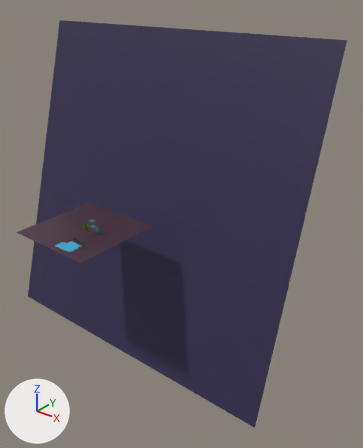
Renders of the glTF model src/commonMain/assetsSource/map.gltf from each side of a commit.
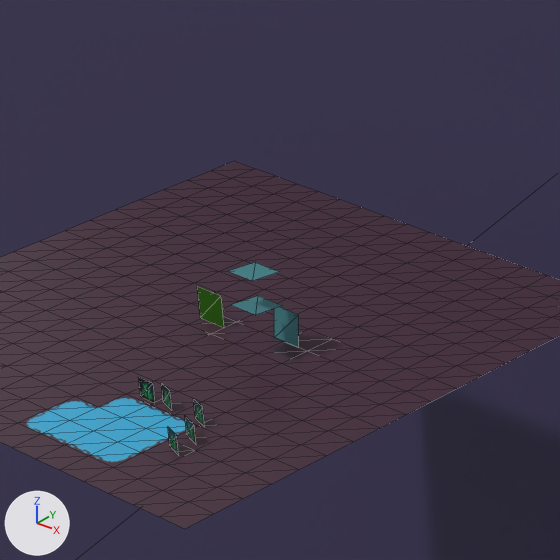
There are two pictures of each version: one whole from a 50 mm camera at (122.9, -100.7, 77.2) aimed at (18.9, 29.3, -3.4), one close up on the part from 14% to 39% of the width and 39% to 60% of the height. Arrows for +X, +Y and +Z are at lower left; the lights stay in place. The close-ups show mesh edges as thin lines. Where no turn or scale is listed for an object, it has been applied to the vertices. Vertices at the same position are counted once.

Names of what the first close-up shows: 'Plane', 'Plane.006', 'enemy1', 'enemy2', 'enemy3', 'player', 'player.001'.
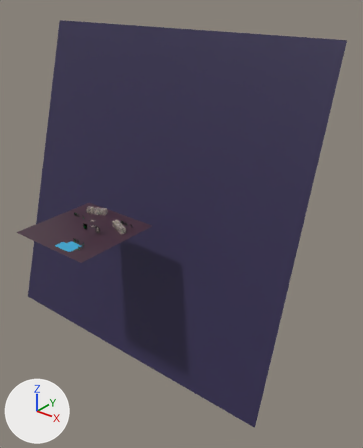
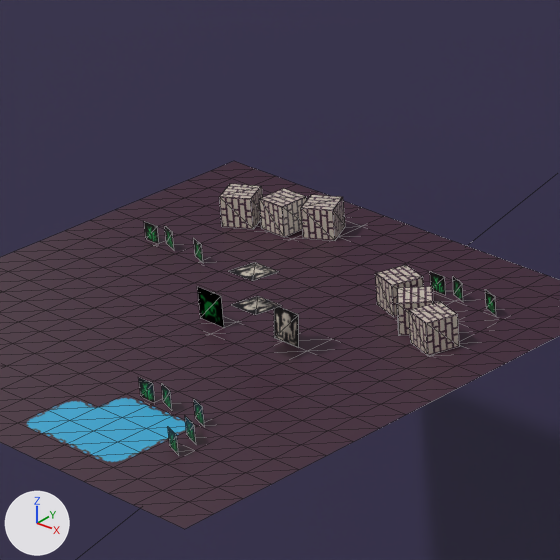
What changed in the scene script:
```text
Change mat_material_002:
    mat_material_002.texture: img_palette -> img_colored_transparent
Change me_plane:
    where me_plane.from_pydata(...)  # 4 vertices, 2 faces; spans x -1.0..1.0, y 0.01..2.01, z 0.0
    used by ob_player; location = (0.0, 0.0, 0.0); rotation_euler = (1.571, 0.0, 0.0), in degrees (90, 0, 0)
    remove me_plane.materials.append(mat_material_002)  # picture img_palette
    me_plane part 1: texture (UV) coordinates of 2 of 2 faces, centred in x -0.33..0.33, y 0.67..1.34, z 0.0, changed; they spanned u 0.57..0.57, v 0.5..0.5 and now span u 0.38..0.4, v 0.54..0.59
    add me_plane.materials.append(mat_material_001)  # picture img_colored_transparent
Change me_plane_001:
    where me_plane_001.from_pydata(...)  # 4 vertices, 2 faces; spans x -1.0..1.0, y 0.91..1.1, z 0.0..1.99
    me_plane_001 part 2: texture (UV) coordinates of 2 of 2 faces, centred in x -0.33..0.33, y 0.97..1.04, z 0.66..1.32, changed; they spanned u 0.38..0.38, v 0.52..0.52 and now span u 0.52..0.54, v 0.59..0.63
Change me_plane_004:
    where me_plane_004.from_pydata(...)  # 4 vertices, 2 faces; spans x -64.1..64.1, y -17.9..17.9, z -61.6..61.6
    remove me_plane_004.materials.append(mat_material_002)  # picture img_palette
    add me_plane_004.materials.append(mat_material_003)  # picture img_palette
Add ob_cube_005:
    ob_cube_005 = bpy.data.objects.new('Cube.005', me_cube)  # a box spanning x -1.0..1.0, y -1.0..1.0, z -1.0..1.0; in mat_material (picture img_colored_packed)
    ob_cube_005.location = (6.84, 8.16, 1.02)
    ob_cube_005.rotation_euler = (0.0, 0.0, -0.287)  # degrees (0, 0, -16)
Add ob_cube_004:
    ob_cube_004 = bpy.data.objects.new('Cube.004', me_cube)  # a box spanning x -1.0..1.0, y -1.0..1.0, z -1.0..1.0; in mat_material (picture img_colored_packed)
    ob_cube_004.location = (11.76, 5.94, 1.02)
    ob_cube_004.rotation_euler = (0.0, 0.0, -0.287)  # degrees (0, 0, -16)
Add ob_cube_003:
    ob_cube_003 = bpy.data.objects.new('Cube.003', me_cube)  # a box spanning x -1.0..1.0, y -1.0..1.0, z -1.0..1.0; in mat_material (picture img_colored_packed)
    ob_cube_003.location = (9.42, 6.85, 1.05)
    ob_cube_003.rotation_euler = (0.0, 0.0, -0.791)  # degrees (0, 0, -45)
Add ob_cube_002:
    ob_cube_002 = bpy.data.objects.new('Cube.002', me_cube)  # a box spanning x -1.0..1.0, y -1.0..1.0, z -1.0..1.0; in mat_material (picture img_colored_packed)
    ob_cube_002.location = (-9.03, 10.49, 1.02)
    ob_cube_002.rotation_euler = (0.0, 0.0, 0.504)  # degrees (0, 0, 29)
Add ob_cube_001:
    ob_cube_001 = bpy.data.objects.new('Cube.001', me_cube)  # a box spanning x -1.0..1.0, y -1.0..1.0, z -1.0..1.0; in mat_material (picture img_colored_packed)
    ob_cube_001.location = (-3.99, 12.43, 1.02)
    ob_cube_001.rotation_euler = (0.0, 0.0, 0.504)  # degrees (0, 0, 29)
Add ob_cube:
    ob_cube = bpy.data.objects.new('Cube', me_cube)  # a box spanning x -1.0..1.0, y -1.0..1.0, z -1.0..1.0; in mat_material (picture img_colored_packed)
    ob_cube.location = (-6.28, 11.4, 1.05)
Add ob_plane_012:
    ob_plane_012 = bpy.data.objects.new('Plane.012', me_plane_003)
    ob_plane_012.location = (11.47, 10.74, 0.68)
    ob_plane_012.rotation_euler = (1.571, 0.0, -0.308)  # degrees (90, 0, -18)
    ob_plane_012.scale = (0.6, 0.6, 0.6)
Add ob_plane_011:
    ob_plane_011 = bpy.data.objects.new('Plane.011', me_plane_003)
    ob_plane_011.location = (8.76, 10.87, 0.68)
    ob_plane_011.rotation_euler = (1.571, 0.0, -0.308)  # degrees (90, 0, -18)
    ob_plane_011.scale = (0.6, 0.6, 0.6)
Add ob_plane_010:
    ob_plane_010 = bpy.data.objects.new('Plane.010', me_plane_003)
    ob_plane_010.location = (7.17, 10.85, 0.58)
    ob_plane_010.rotation_euler = (1.571, 0.0, 0.0)  # degrees (90, 0, 0)
    ob_plane_010.scale = (0.6, 0.6, 0.6)
Add ob_plane_009:
    ob_plane_009 = bpy.data.objects.new('Plane.009', me_plane_003)
    ob_plane_009.location = (-6.82, 5.06, 0.68)
    ob_plane_009.rotation_euler = (1.571, 0.0, -0.308)  # degrees (90, 0, -18)
    ob_plane_009.scale = (0.6, 0.6, 0.6)
Add ob_plane_008:
    ob_plane_008 = bpy.data.objects.new('Plane.008', me_plane_003)
    ob_plane_008.location = (-9.53, 5.18, 0.68)
    ob_plane_008.rotation_euler = (1.571, 0.0, -0.308)  # degrees (90, 0, -18)
    ob_plane_008.scale = (0.6, 0.6, 0.6)
Add ob_plane_007:
    ob_plane_007 = bpy.data.objects.new('Plane.007', me_plane_003)
    ob_plane_007.location = (-11.12, 5.16, 0.58)
    ob_plane_007.rotation_euler = (1.571, 0.0, 0.0)  # degrees (90, 0, 0)
    ob_plane_007.scale = (0.6, 0.6, 0.6)
```

What differs and where, as boxes (x1, y1, x2, y2) in the close-ups (560 x 560 px):
'Cube.004', added: after (409, 301, 460, 356)
'Cube.001', added: after (301, 194, 345, 241)
'Cube', added: after (259, 188, 307, 237)
'Cube.002', added: after (219, 183, 263, 229)
'Cube.005', added: after (375, 265, 424, 317)
'Cube.003', added: after (397, 286, 434, 335)
'enemy1', surface changed (cyan to grey): (274, 307, 299, 348) in both
'player', surface changed, recoloured: (197, 286, 224, 327) in both
'player.001', surface changed, recoloured: (197, 286, 224, 327) in both
'enemy2', surface changed (cyan to grey): (232, 296, 282, 315) in both
'enemy3', surface changed (cyan to grey): (228, 262, 279, 281) in both
'Plane.010', added: after (430, 271, 446, 295)
'Plane.007', added: after (144, 221, 159, 244)
'Plane.012', added: after (485, 290, 496, 316)
'Plane.011', added: after (453, 277, 463, 302)
'Plane.009', added: after (193, 238, 203, 263)
'Plane.008', added: after (165, 226, 174, 250)
part 2 of me_plane_001, surface changed (cyan to grey): (228, 262, 299, 348) in both
